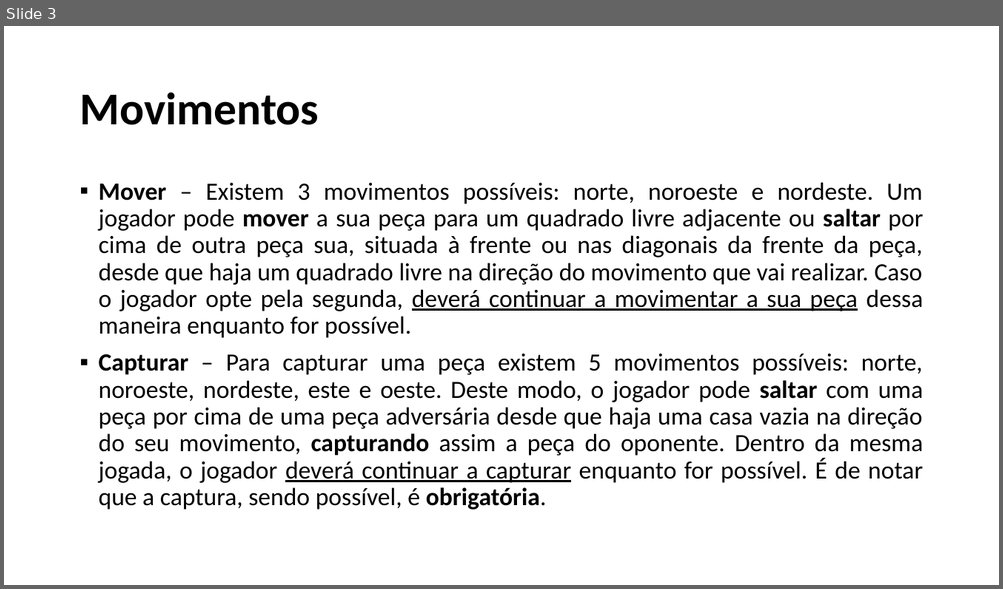
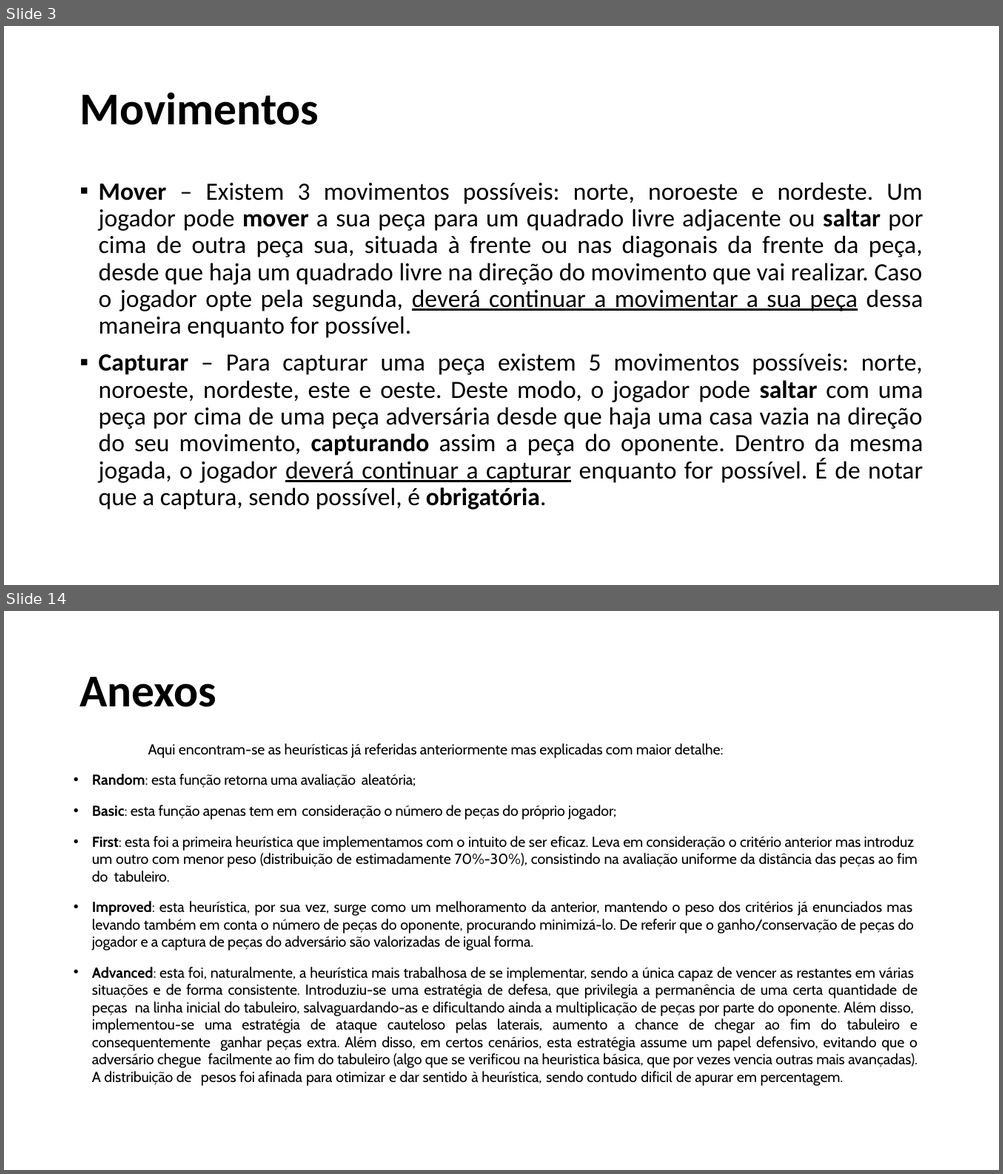
Before and after one commit to SergioDias47/Eximo, a slide deck: docs/IART-Eximo.pptx. Shown one above the other, each under a label of ours: slide 3 before the commit, slides 3 and 14 after it; the slides between them are not shown. The pictures are 1003x589 and 1003x1174 pixels, drawn with LibreOffice and Linux fonts; fonts in the diff are those of the drawing. Boxes give left, top, right and bottom in pixels: in the first picture for what was removed or moved away, otherwise in the second. Text is boxed around its words. In the diff, an @@ line names an element or a change of style, - is before the commit and + after.

```diff
--- a/docs/IART-Eximo.pptx
+++ b/docs/IART-Eximo.pptx
@@ slide 14 added at (4, 611, 999, 1170), background #FFFFFF @@
@@ text added at (79, 677, 216, 707), 44 pt, text #000000, bold @@
+Anexos
@@ text added at (92, 743, 917, 1086), 14 pt, text #000000 @@
+Aqui encontram-se as heurísticas já referidas anteriormente mas explicadas com maior detalhe:
+• Random: esta função retorna uma avaliação aleatória;
+• Basic: esta função apenas tem em consideração o número de peças do próprio jogador;
+• First: esta foi a primeira heurística que implementamos com o intuito de ser eficaz. Leva em consideração o critério anterior mas introduz um outro com menor peso (distribuição de estimadamente 70%-30%), consistindo na avaliação uniforme da distância das peças ao fim do tabuleiro.
+• Improved: esta heurística, por sua vez, surge como um melhoramento da anterior, mantendo o peso dos critérios já enunciados mas levando também em conta o número de peças do oponente, procurando minimizá-lo. De referir que o ganho/conservação de peças do jogador e a captura de peças do adversário são valorizadas de igual forma.
+• Advanced: esta foi, naturalmente, a heurística mais trabalhosa de se implementar, sendo a única capaz de vencer as restantes em várias situações e de forma consistente. Introduziu-se uma estratégia de defesa, que privilegia a permanência de uma certa quantidade de peças na linha inicial do tabuleiro, salvaguardando-as e dificultando ainda a multiplicação de peças por parte do oponente. Além disso, implementou-se uma estratégia de ataque cauteloso pelas laterais, aumento a chance de chegar ao fim do tabuleiro e consequentemente ganhar peças extra. Além disso, em certos cenários, esta estratégia assume um papel defensivo, evitando que o adversário chegue facilmente ao fim do tabuleiro (algo que se verificou na heuristica básica, que por vezes vencia outras mais avançadas). A distribuição de pesos foi afinada para otimizar e dar sentido à heurística, sendo contudo dificil de apurar em percentagem.
```
Also in this commit, not shown: 5 slides changed, 6 other slides added, 3 other files.
